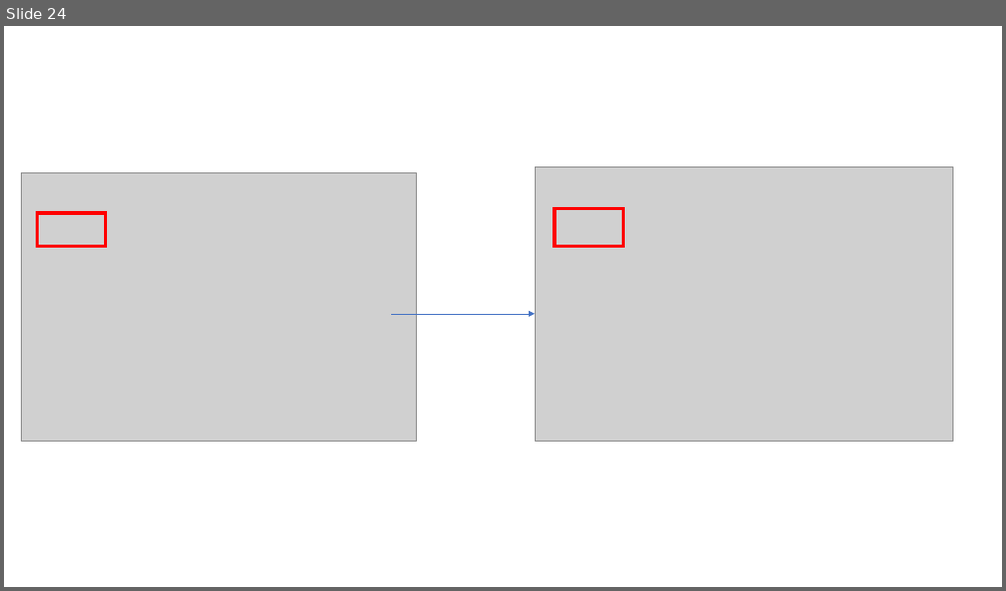
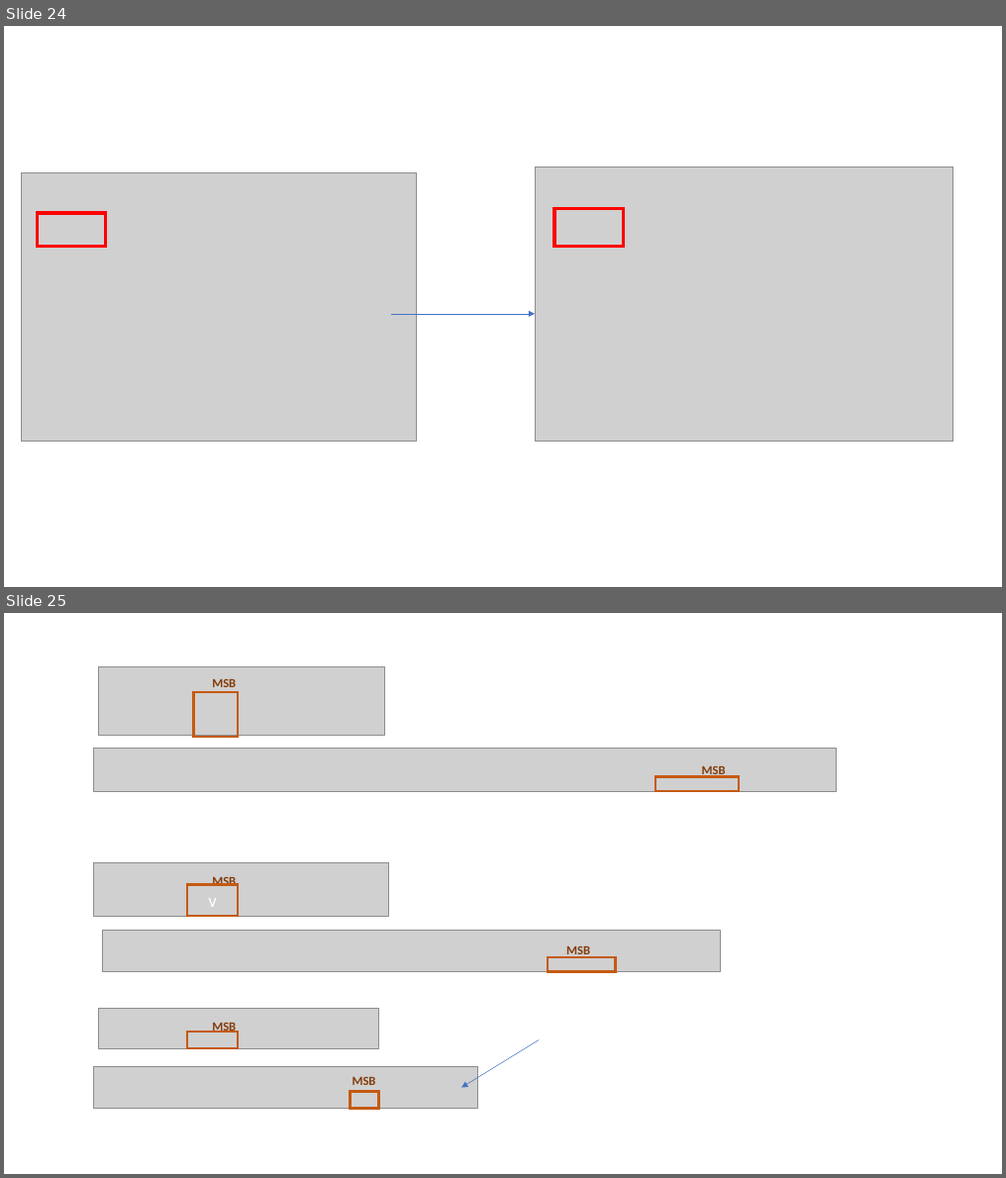
Before and after one commit to StanislawMaciejewski/Chip_controller, a slide deck: Chip_controller.pptx. Shown one above the other, each under a label of ours: slide 24 before the commit, slides 24 and 25 after it. The pictures are 1006x591 and 1006x1178 pixels, drawn with LibreOffice and Linux fonts; fonts in the diff are those of the drawing; grey boxes stand for pictures. Boxes give left, top, right and bottom in pixels: in the first picture for what was removed or moved away, otherwise in the second. Text is boxed around its words. In the diff, an @@ line names an element or a change of style, - is before the commit and + after.

```diff
--- a/Chip_controller.pptx
+++ b/Chip_controller.pptx
@@ slide 25 added at <box>4,613,1002,1174</box>, background #FFFFFF @@
@@ picture added at <box>98,667,384,736</box> @@
@@ rectangle added at <box>193,692,238,737</box>, outline #C55A11 2.25 pt @@
@@ text added at <box>212,679,236,687</box>, 12 pt, text #843C0B, bold @@
+MSB
@@ picture added at <box>93,749,837,791</box> @@
@@ rectangle added at <box>655,777,739,791</box>, outline #C55A11 2.25 pt @@
@@ text added at <box>702,763,726,777</box>, 12 pt, text #843C0B, bold @@
+MSB
@@ picture added at <box>93,863,389,916</box> @@
@@ text added at <box>212,875,236,889</box>, 12 pt, text #843C0B, bold @@
+MSB
@@ rectangle added at <box>187,884,239,916</box>, outline #C55A11 2.25 pt, 18 pt, text #FFFFFF @@
+v
@@ picture added at <box>102,931,721,971</box> @@
@@ rectangle added at <box>548,958,616,971</box>, outline #C55A11 2.25 pt @@
@@ text added at <box>566,947,590,958</box>, 12 pt, text #843C0B, bold @@
+MSB
@@ picture added at <box>98,1008,379,1049</box> @@
@@ text added at <box>212,1021,236,1035</box>, 12 pt, text #843C0B, bold @@
+MSB
@@ rectangle added at <box>187,1032,239,1049</box>, outline #C55A11 2.25 pt @@
@@ arrow added from (540, 1041) to (461, 1087), #4472C4 0.5 pt @@
@@ picture added at <box>93,1067,478,1109</box> @@
@@ text added at <box>352,1076,376,1085</box>, 12 pt, text #843C0B, bold @@
+MSB
@@ rectangle added at <box>350,1092,378,1109</box>, outline #C55A11 2.25 pt @@
```
Also in this commit, not shown: 10 other slides added, 1 slide removed, 8 other files.
